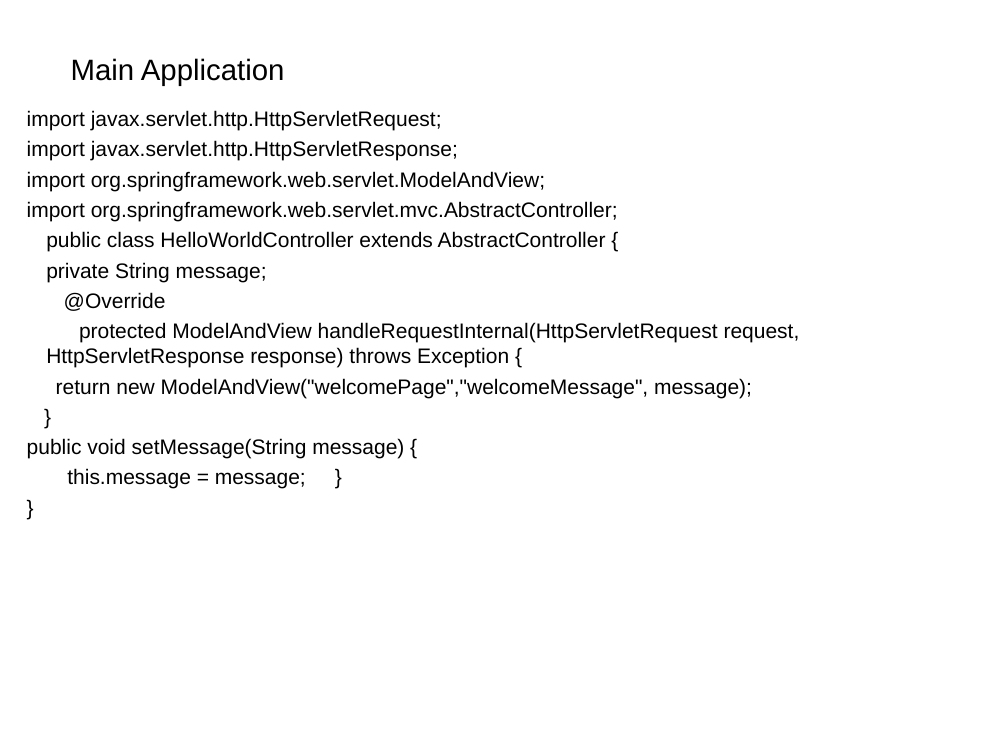
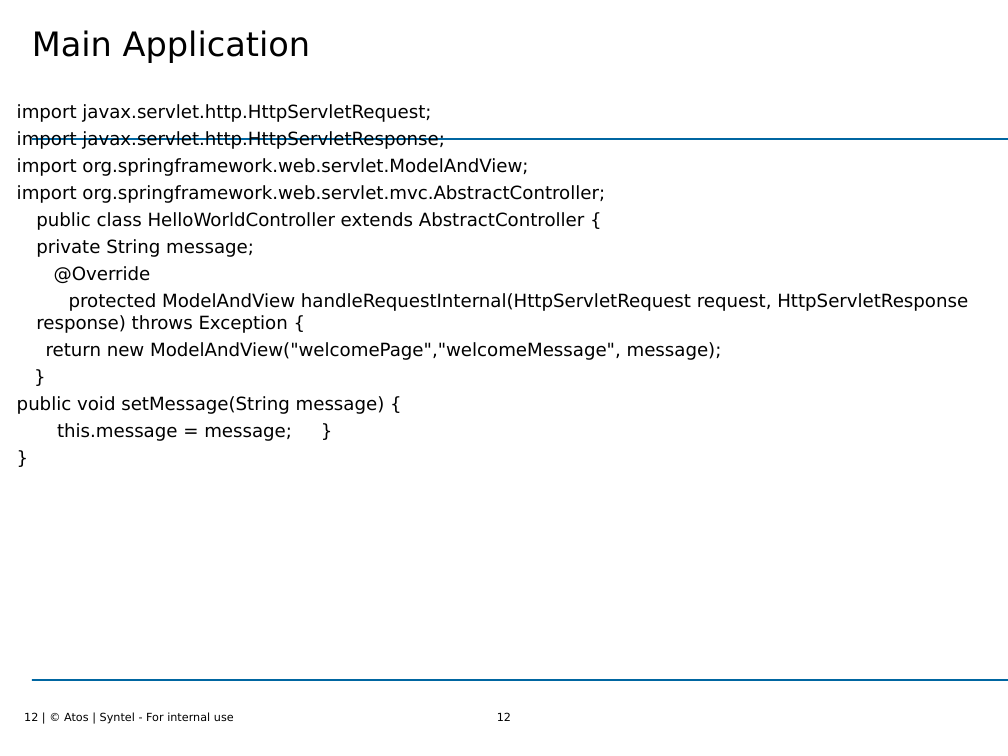
Before and after one commit to Vishnuteja116/java-spring, a slide deck: slide 12 of 4. Spring Framework 3 - MVC.ppt (slide 11 before the commit). Drawn at 1008x756 pixels with LibreOffice and Linux fonts; fonts in the diff are those of the drawing; background and template pictures are left out. Boxes give left, top, right and bottom in pixels: in the first picture for what was removed or moved away, otherwise in the second. Text is boxed around its words. In the diff, an @@ line names an element or a change of style, - is before the commit and + after.

```diff
--- a/4. Spring Framework 3 - MVC.ppt
+++ b/4. Spring Framework 3 - MVC.ppt
@@ title "Main Application": place and size @@
-title "Main Application" at [71, 58, 285, 85]
+title "Main Application" at [32, 30, 311, 63]
@@ title "Main Application" at [32, 30, 311, 63]: size 21 to 24 pt, font Arial to DejaVu Sans; vertical alignment middle to top @@
@@ text "import javax.servlet.http.HttpServletRequest;" at [17, 104, 968, 441]: size 15 to 13 pt, font Arial to DejaVu Sans @@
@@ line added from (32, 139) to (1008, 139), #0066A1 1.25 pt @@
@@ line added from (32, 679) to (1008, 679), #0066A1 1.25 pt @@
@@ text added at [24, 712, 234, 724], 8 pt, text #000000 @@
+12 | © Atos | Syntel - For internal use
@@ page number added at [497, 712, 511, 721], 8 pt, text #000000 @@
+12
```
Also in this commit, not shown: 11 other slides changed, 3 slides added, 1 slide removed, 4 other files.
